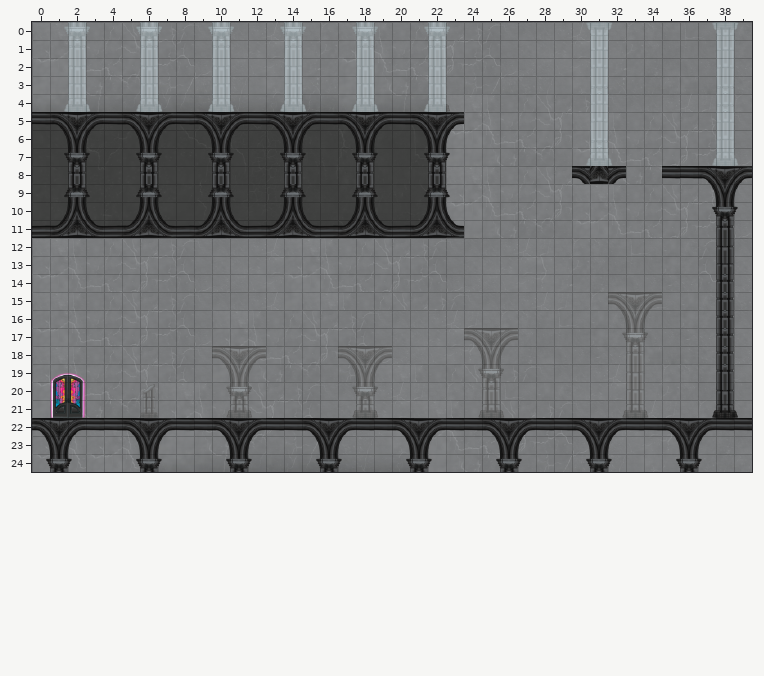
Tiled map, stored at assets/maps/easy_level.tmx. Above is the file before it was changed.
Cells are 32x32 px. Shown: x 0..39, y 0..24.
Now the later version:
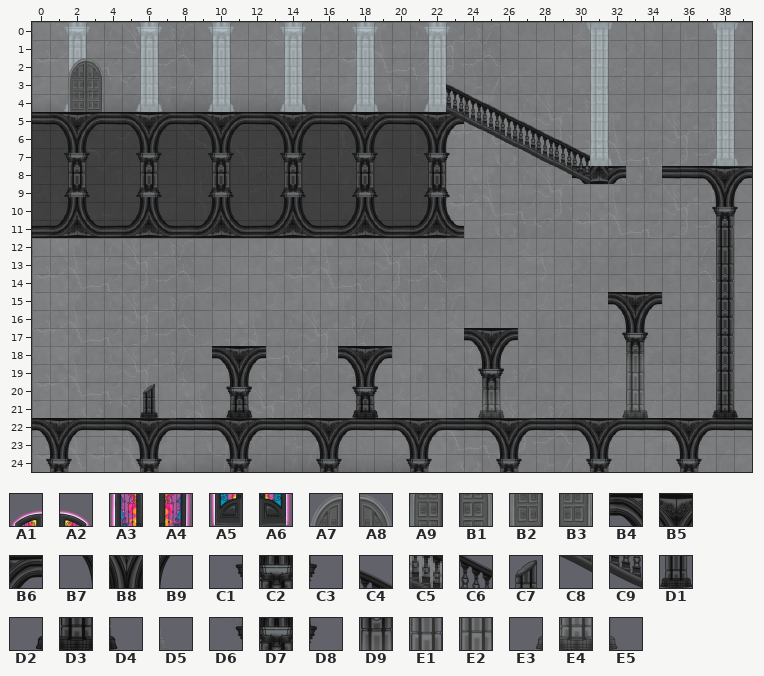
Key: from "Door": A1 75, A2 76, A3 88, A4 89, A5 101, A6 102; from "Temple Door": A7 5, A8 6, A9 9, B1 10, B2 13, B3 14; from "Temple L1-2": B4 14, B5 15, B6 16, B7 27, B8 28, B9 29, C1 40, C2 41, C3 42, C4 49, C5 62, C6 63, C7 69, C8 75, C9 76, D1 82, D2 92, D3 93, D4 94; from "Temple L2-2": D5 94; from "Transition Pillars": D6 40, D7 41, D8 42, D9 54, E1 67, E2 80, E3 92, E4 93, E5 94.
__ is an empty cell.
Tiles of an added or newly shown layer are drawn over the layers below it.
See-through tiles are keyed as they look on the map.
What changed:
{"where": "layer \"Tile Layer 1\""}
{"y":2,"x":2,"old":"__ __","new":"A7 A8"}
{"y":3,"x":2,"old":"__ __","new":"A9 B1"}
{"y":4,"x":2,"old":"__ __","new":"B2 B3"}
{"y":4,"x":23,"old":"D5","new":"__"}
{"y":15,"x":32,"old":"__ __ __","new":"B4 B5 B6"}
{"y":16,"x":32,"old":"__ __ __","new":"B7 B8 B9"}
{"y":17,"x":24,"old":"__ __ __","new":"B4 B5 B6"}
{"y":17,"x":32,"old":"__ __ __","new":"D6 D7 D8"}
{"y":18,"x":10,"old":"__ __ __","new":"B4 B5 B6"}
{"y":18,"x":17,"old":"__ __ __","new":"B4 B5 B6"}
{"y":18,"x":24,"old":"__ __ __","new":"B7 B8 B9"}
{"y":18,"x":33,"old":"__","new":"D9"}
{"y":19,"x":1,"old":"A1 A2","new":"__ __"}
{"y":19,"x":10,"old":"__ __ __","new":"B7 B8 B9"}
{"y":19,"x":17,"old":"__ __ __","new":"B7 B8 B9"}
{"y":19,"x":24,"old":"__ __ __","new":"D6 D7 D8"}
{"y":19,"x":33,"old":"__","new":"E1"}
{"y":20,"x":1,"old":"A3 A4","new":"__ __"}
{"y":20,"x":6,"old":"__","new":"C7"}
{"y":20,"x":10,"old":"__ __ __","new":"C1 C2 C3"}
{"y":20,"x":17,"old":"__ __ __","new":"C1 C2 C3"}
{"y":20,"x":25,"old":"__","new":"D9"}
{"y":20,"x":33,"old":"__","new":"E2"}
{"y":21,"x":1,"old":"A5 A6","new":"__ __"}
{"y":21,"x":6,"old":"__","new":"D1"}
{"y":21,"x":10,"old":"__ __ __","new":"D2 D3 D4"}
{"y":21,"x":17,"old":"__ __ __","new":"D2 D3 D4"}
{"y":21,"x":24,"old":"__ __ __","new":"E3 E4 E5"}
{"y":21,"x":32,"old":"__ __ __","new":"E3 E4 E5"}
{"where": "layer \"Foreground\" (now shown)"}
{"y":3,"x":23,"old":"__","new":"C4"}
{"y":4,"x":23,"old":"__ __ __","new":"C5 C6 C4"}
{"y":5,"x":23,"old":"__ __ __ __ __","new":"C8 C9 C5 C6 C4"}
{"y":6,"x":25,"old":"__ __ __ __ __","new":"C8 C9 C5 C6 C4"}
{"y":7,"x":27,"old":"__ __ __ __","new":"C8 C9 C5 C6"}
{"y":8,"x":29,"old":"__ __","new":"C8 C9"}
{"label":"added","picture_box":[68,58,104,112]}
{"label":"changed","picture_box":[446,84,590,184]}
{"label":"added","picture_box":[608,292,662,418]}
{"label":"added","picture_box":[464,328,518,418]}
{"label":"added","picture_box":[212,346,266,418]}
{"label":"added","picture_box":[338,346,392,418]}
{"label":"removed","picture_box":[50,373,86,418]}
{"label":"added","picture_box":[140,384,158,418]}
